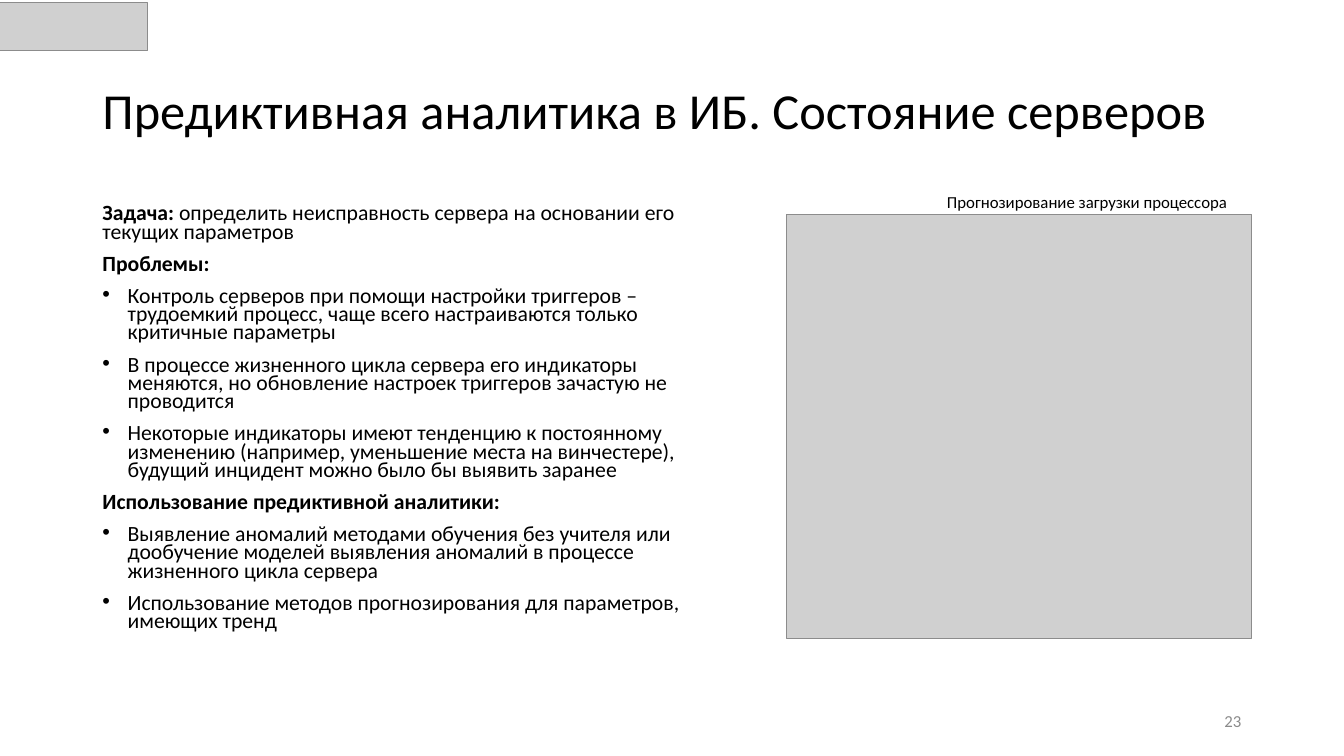
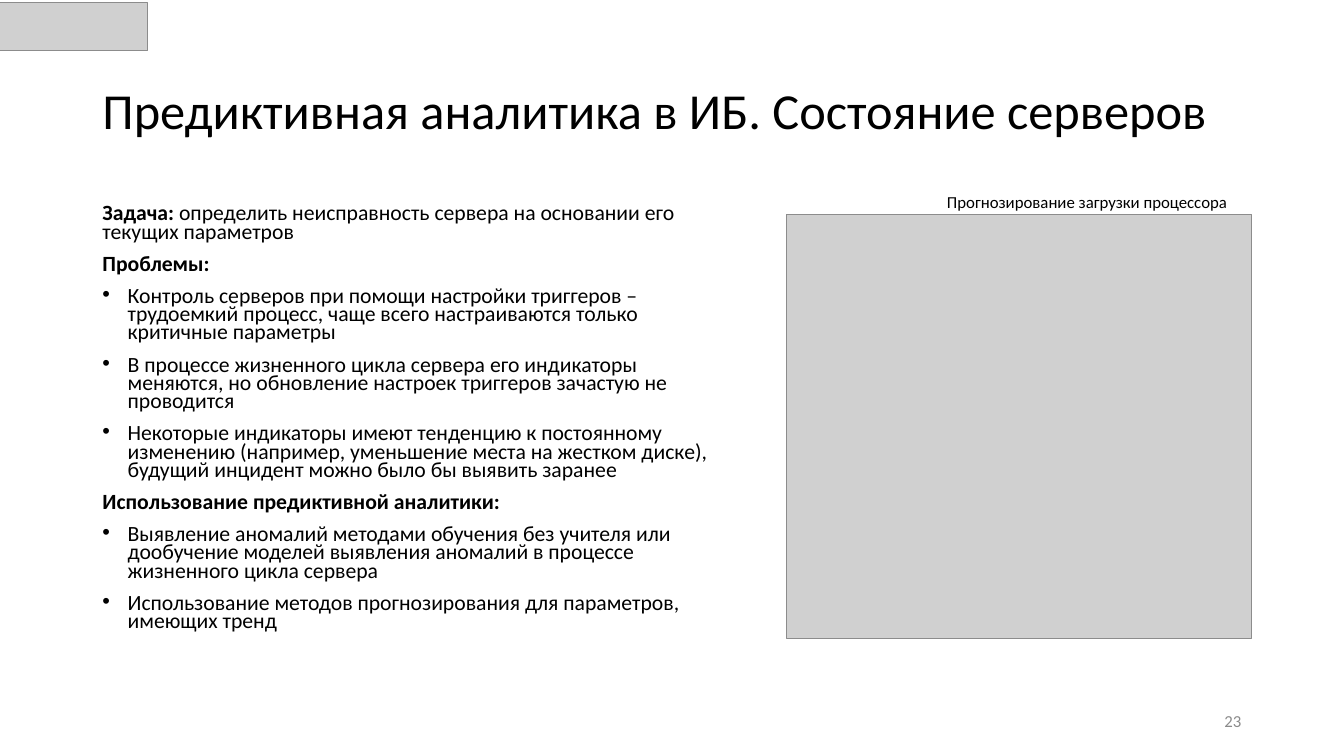
Before and after one commit to CyberLympha/AI-for-IS-Course, a slide deck: slide 23 of Лекции/Предиктивная аналитика в ИБ.pptx. Drawn at 1344x756 pixels with LibreOffice and Linux fonts; fonts in the diff are those of the drawing; grey boxes stand for pictures. Boxes give left, top, right and bottom in pixels: in the first picture for what was removed or moved away, otherwise in the second. Text is boxed around its words. In the diff, an @@ line names an element or a change of style, - is before the commit and + after.

```diff
--- a/Лекции/Предиктивная аналитика в ИБ.pptx
+++ b/Лекции/Предиктивная аналитика в ИБ.pptx
@@ text at box(128, 426, 707, 481): text changed @@
-• Некоторые индикаторы имеют тенденцию к постоянному изменению (например, уменьшение места на винчестере), будущий инцидент можно было бы выявить заранее
+• Некоторые индикаторы имеют тенденцию к постоянному изменению (например, уменьшение места на жестком диске), будущий инцидент можно было бы выявить заранее
```
Also in this commit, not shown: 3 other slides changed, 3 other files.
